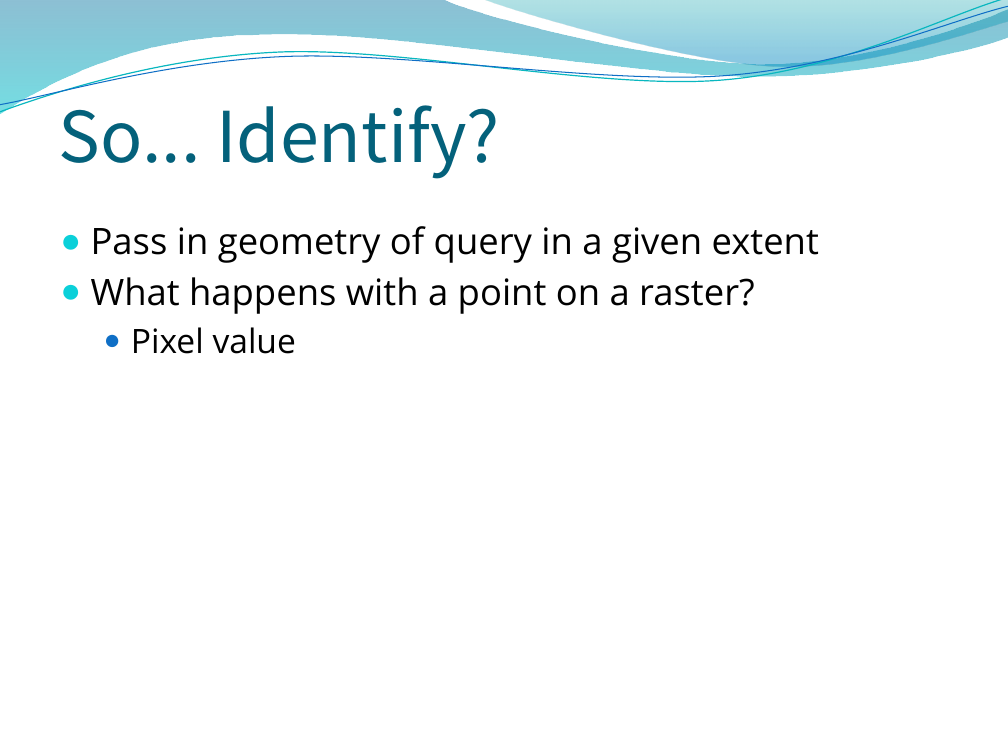
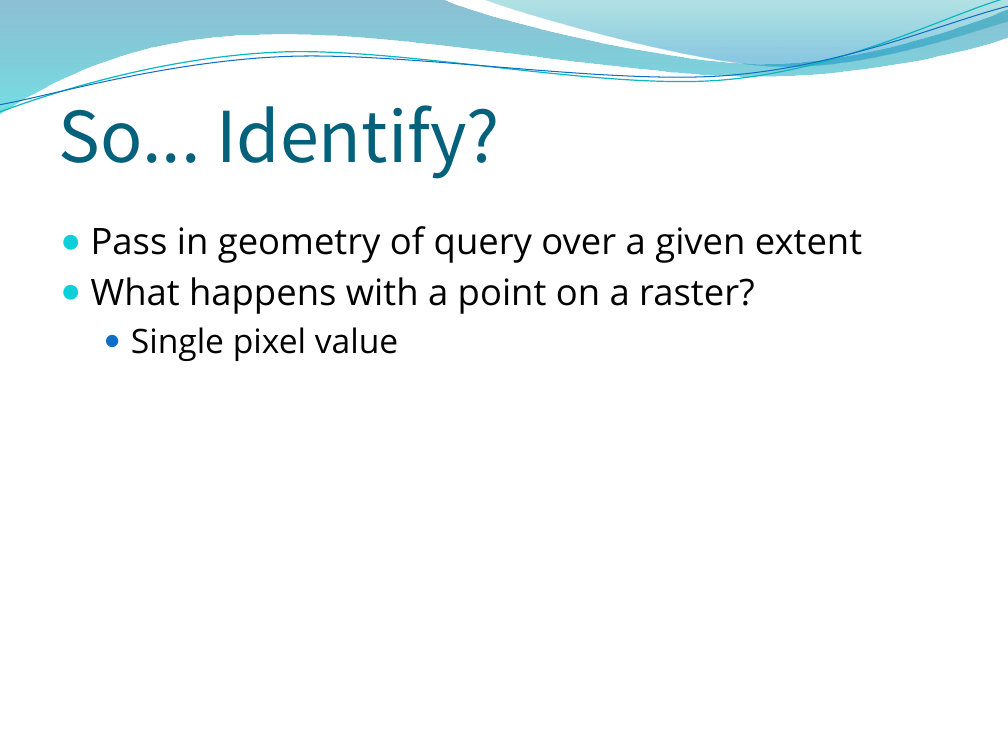
Before and after one commit to wpears/BathCat, a slide deck: slide 7 of dev/lightning.pptx. Drawn at 1008x756 pixels with LibreOffice and Linux fonts; fonts in the diff are those of the drawing; background and template pictures are left out. Boxes give left, top, right and bottom in pixels: in the first picture for what was removed or moved away, otherwise in the second. Text is boxed around its words. In the diff, an @@ line names an element or a change of style, - is before the commit and + after.

```diff
--- a/dev/lightning.pptx
+++ b/dev/lightning.pptx
@@ text at (x1=91, y1=226, x2=862, y2=263): text changed @@
-● Pass in geometry of query in a given extent
+● Pass in geometry of query over a given extent
@@ text at (x1=131, y1=327, x2=398, y2=361): text changed @@
-  ● Pixel value
+  ● Single pixel value
```
Also in this commit, not shown: 6 other slides changed.
